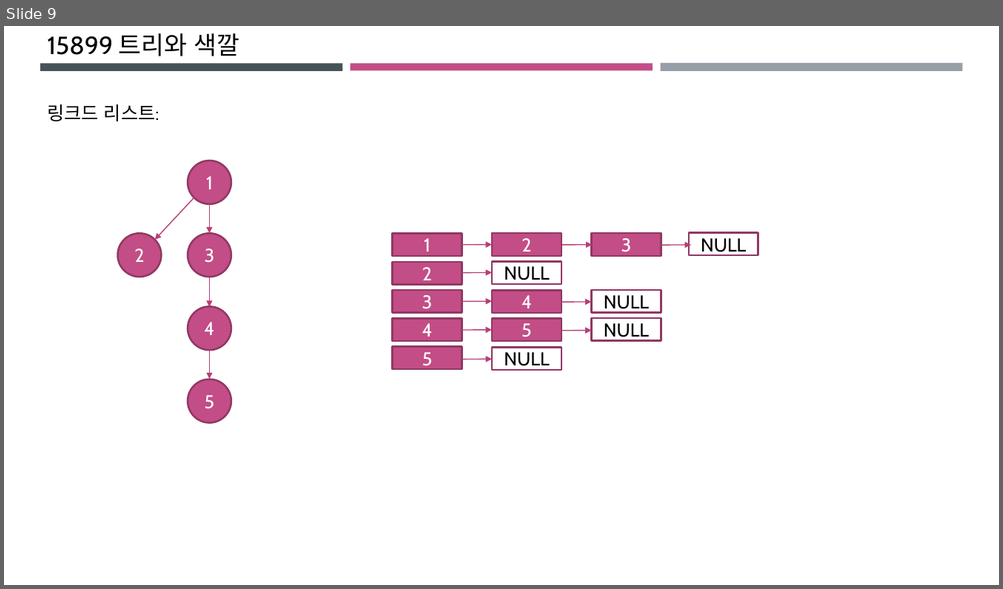
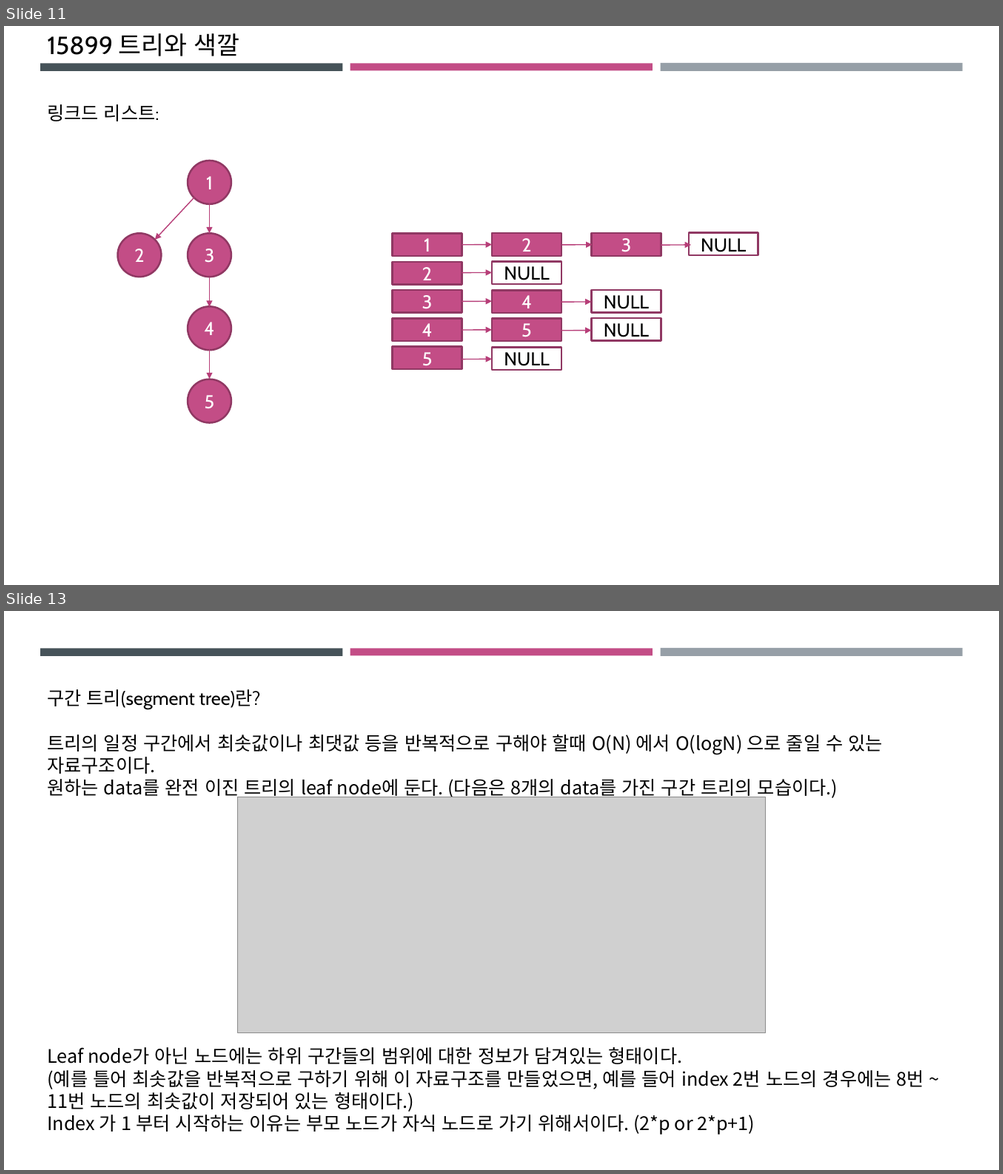
Before and after one commit to ckdgus0505/ACM, a slide deck: PPT 발표자료/UCPC_2018_예선/창현.pptx. Shown one above the other, each under a label of ours: slide 9 before the commit, slides 11 and 13 after it; the slides between them are not shown. The pictures are 1003x589 and 1003x1174 pixels, drawn with LibreOffice and Linux fonts; fonts in the diff are those of the drawing; grey boxes stand for pictures. Boxes give left, top, right and bottom in pixels: in the first picture for what was removed or moved away, otherwise in the second. Text is boxed around its words. In the diff, an @@ line names an element or a change of style, - is before the commit and + after.

```diff
--- a/PPT 발표자료/UCPC_2018_예선/창현.pptx
+++ b/PPT 발표자료/UCPC_2018_예선/창현.pptx
@@ slide 13 added at [4,611,999,1170], background #FFFFFF; not listed: 3 template elements that a slide beside it also shows @@
@@ text added at [47,689,924,1135], 18 pt, text #000000 @@
+구간 트리(segment tree)란?
+트리의 일정 구간에서 최솟값이나 최댓값 등을 반복적으로 구해야 할때 O(N) 에서 O(logN) 으로 줄일 수 있는 자료구조이다.
+원하는 data를 완전 이진 트리의 leaf node에 둔다. (다음은 8개의 data를 가진 구간 트리의 모습이다.)
+Leaf node가 아닌 노드에는 하위 구간들의 범위에 대한 정보가 담겨있는 형태이다.
+(예를 틀어 최솟값을 반복적으로 구하기 위해 이 자료구조를 만들었으면, 예를 들어 index 2번 노드의 경우에는 8번 ~ 11번 노드의 최솟값이 저장되어 있는 형태이다.)
+Index 가 1 부터 시작하는 이유는 부모 노드가 자식 노드로 가기 위해서이다. (2*p or 2*p+1)
@@ picture added at [238,797,765,1034] @@
@@ what was slide 9 is now slide 11 @@
```
Also in this commit, not shown: 3 slides changed, 6 other slides added, 5 other files.
